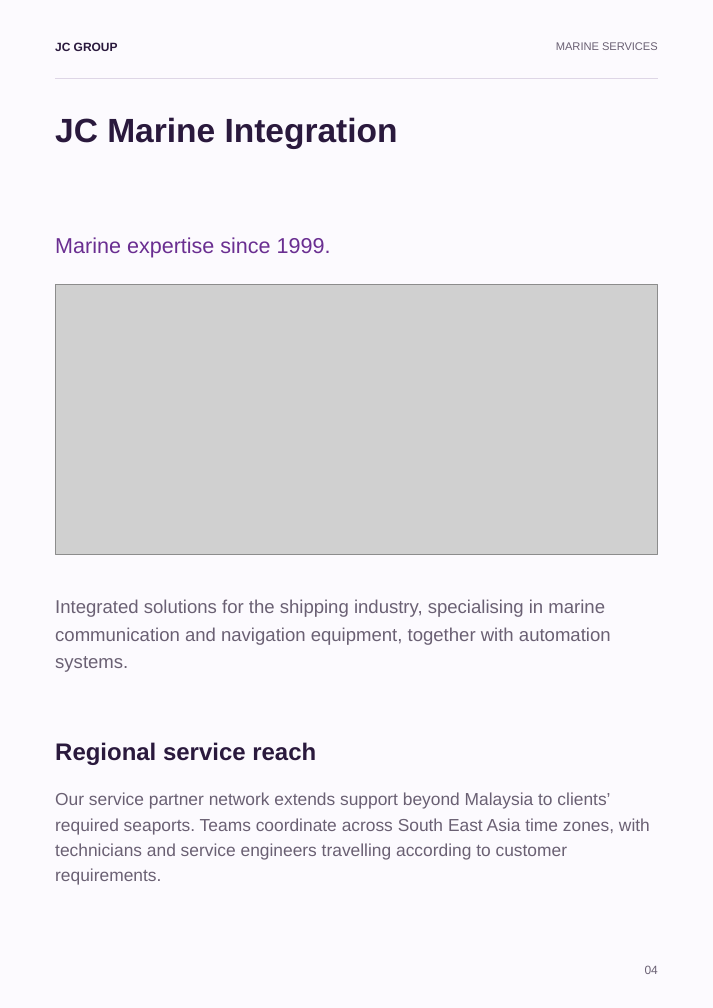
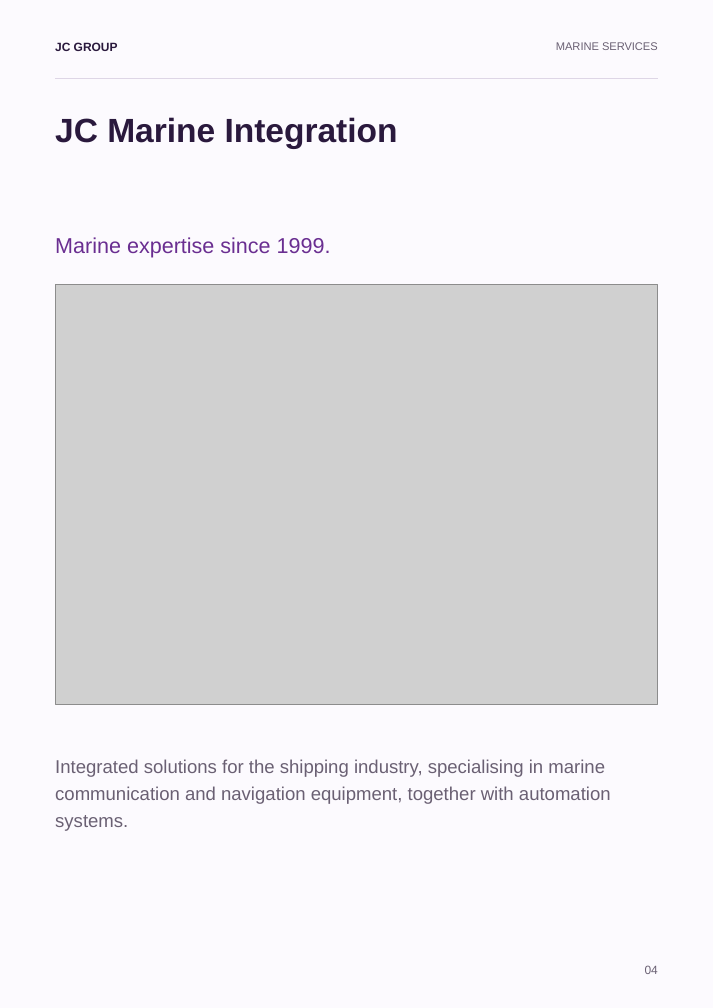
Before and after one commit to huijing05/ppt, a slide deck: slide 4 of refined-03-05/05_Signature_Refined.pptx. Drawn at 713x1008 pixels with LibreOffice and Linux fonts; fonts in the diff are those of the drawing; grey boxes stand for pictures. Boxes give left, top, right and bottom in pixels: in the first picture for what was removed or moved away, otherwise in the second. Text is boxed around its words. In the diff, an @@ line names an element or a change of style, - is before the commit and + after.

Commit message:
Add regional service spread and organised authorised-brand grids

```diff
--- a/refined-03-05/05_Signature_Refined.pptx
+++ b/refined-03-05/05_Signature_Refined.pptx
@@ picture: place and size @@
-picture at box(55, 285, 658, 554)
+picture at box(55, 285, 658, 704)
@@ text removed at box(55, 742, 316, 765) @@
-Regional service reach
@@ text "Integrated solutions for the shipping ...": place and size @@
-text "Integrated solutions for the shipping ..." at box(55, 599, 611, 672)
+text "Integrated solutions for the shipping ..." at box(55, 759, 611, 831)
@@ text removed at box(55, 792, 650, 885) @@
-Our service partner network extends support beyond Malaysia to clients’ required seaports. Teams coordinate across South East Asia time zones, with technicians and service engineers travelling according to customer requirements.
```
Also in this commit, not shown: 15 other slides changed, 1 slide added, 10 other files.
